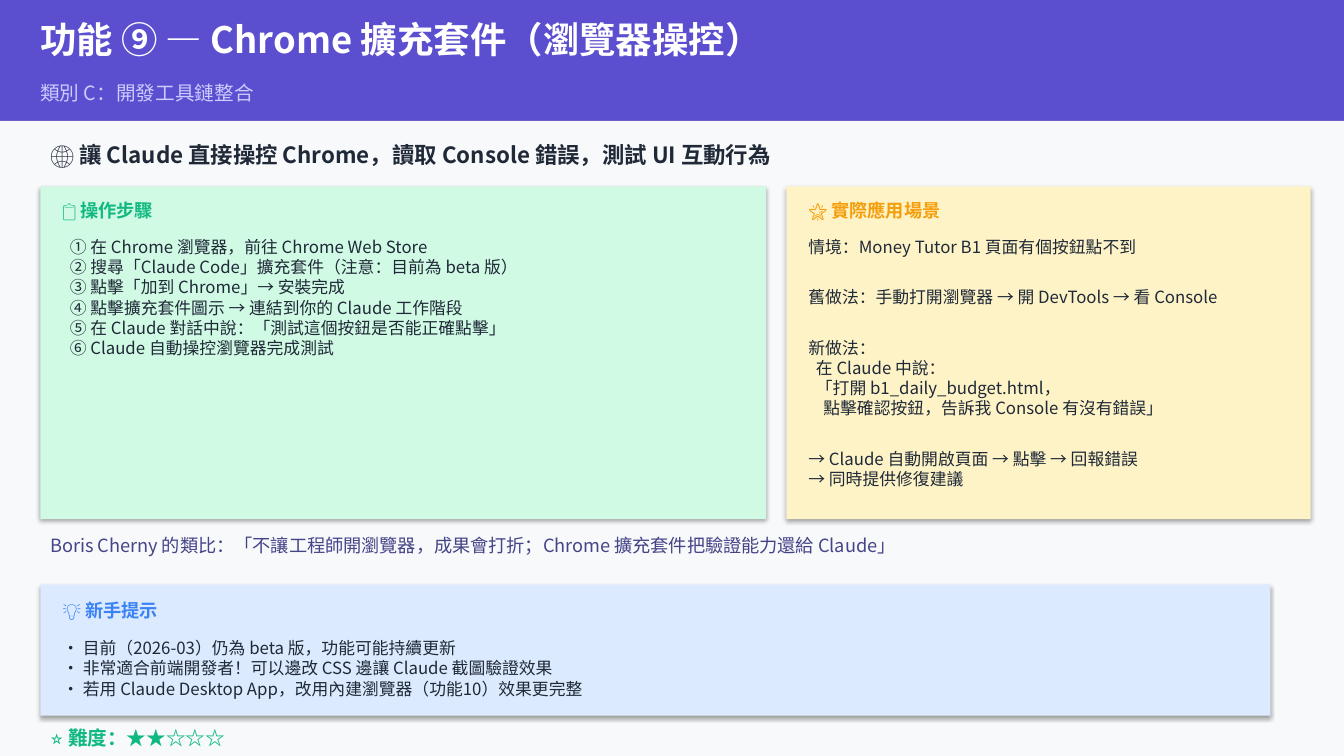
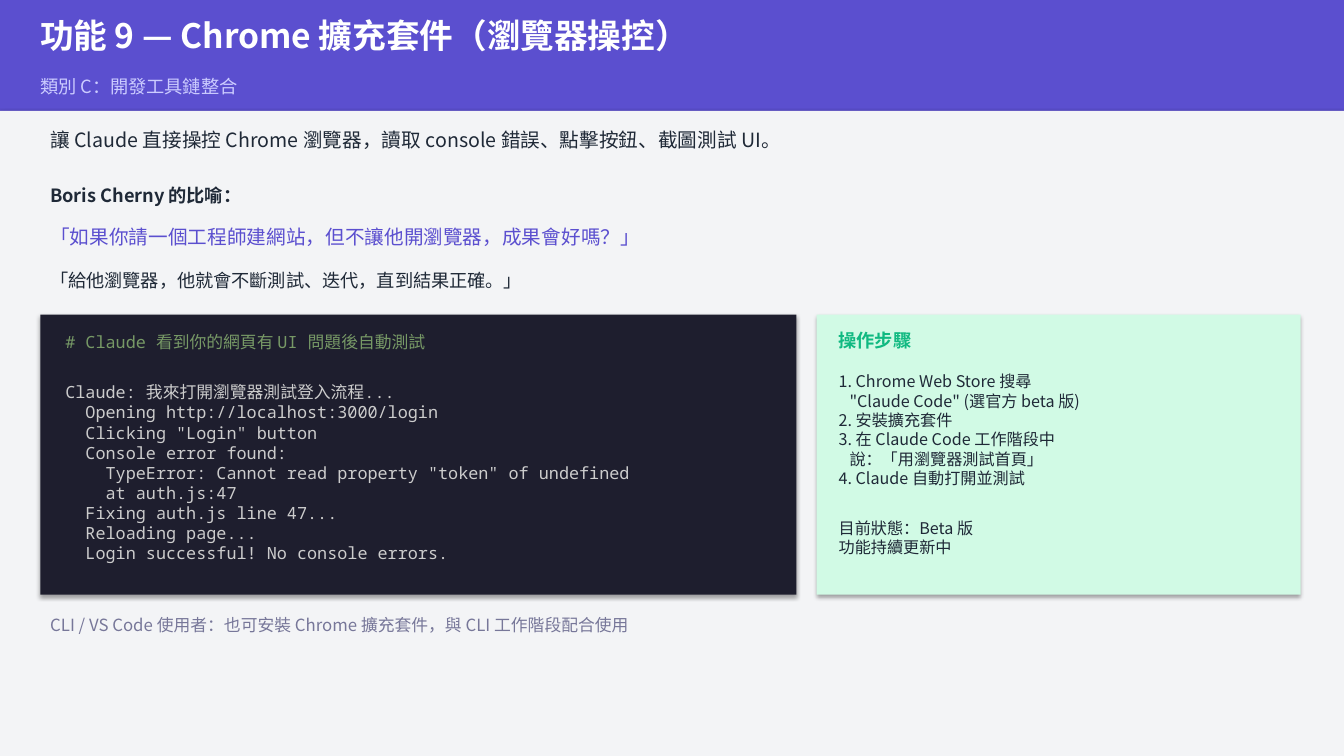
Before and after one commit to dd13556li/money-tutor, a slide deck: slide 13 of report/Claude_Code_15_Features_Guide.pptx. Drawn at 1344x756 pixels with LibreOffice and Linux fonts; fonts in the diff are those of the drawing. Boxes give left, top, right and bottom in pixels: in the first picture for what was removed or moved away, otherwise in the second. Text is boxed around its words. In the diff, an @@ line names an element or a change of style, - is before the commit and + after.

```diff
--- a/report/Claude_Code_15_Features_Guide.pptx
+++ b/report/Claude_Code_15_Features_Guide.pptx
@@ rectangle: place and size @@
-rectangle at [0,0,1344,121]
+rectangle at [0,0,1344,111]
@@ text at [40,19,689,51]: text changed; size 26 to 24 pt; font Noto Sans CJK SC to Noto Sans CJK TC @@
-功能 ⑨ — Chrome 擴充套件（瀏覽器操控）
+功能 9 — Chrome 擴充套件（瀏覽器操控）
@@ text "類別 C：開發工具鏈整合" at [40,78,238,95]: size 14 to 13 pt, font Noto Sans CJK SC to Noto Sans CJK TC @@
@@ rectangle: place and size @@
-rectangle at [0,121,1344,756]
+rectangle at [0,111,1344,756]
@@ rectangle at [0,111,1344,756]: fill #F8F9FA to #F3F4F6 @@
@@ text at [50,130,781,149]: text changed; size 16 to 14 pt; font Noto Sans CJK SC to Noto Sans CJK TC; bold off @@
-🌐 讓 Claude 直接操控 Chrome，讀取 Console 錯誤，測試 UI 互動行為
+讓 Claude 直接操控 Chrome 瀏覽器，讀取 console 錯誤、點擊按鈕、截圖測試 UI。
@@ rectangle removed at [40,187,766,519] @@
@@ text added at [50,186,242,206], 13 pt, text #1F2937, bold @@
+Boris Cherny 的比喻：
@@ text removed at [832,201,941,219] @@
-🌟 實際應用場景
@@ text added at [50,227,640,246], 14 pt, text #5B4FCF @@
+「如果你請一個工程師建網站，但不讓他開瀏覽器，成果會好嗎？」
@@ text removed at [808,239,1217,487] @@
-情境：Money Tutor B1 頁面有個按鈕點不到
-舊做法：手動打開瀏覽器 → 開 DevTools → 看 Console
-新做法：
-在 Claude 中說：
-「打開 b1_daily_budget.html，
-點擊確認按鈕，告訴我 Console 有沒有錯誤」
-→ Claude 自動開啟頁面 → 點擊 → 回報錯誤
-→ 同時提供修復建議
@@ text at [50,271,522,289]: text changed; size 12 to 13 pt; font Noto Sans CJK SC to Noto Sans CJK TC @@
-① 在 Chrome 瀏覽器，前往 Chrome Web Store
-② 搜尋「Claude Code」擴充套件（注意：目前為 beta 版）
-③ 點擊「加到 Chrome」→ 安裝完成
-④ 點擊擴充套件圖示 → 連結到你的 Claude 工作階段
-⑤ 在 Claude 對話中說：「測試這個按鈕是否能正確點擊」
-⑥ Claude 自動操控瀏覽器完成測試
+「給他瀏覽器，他就會不斷測試、迭代，直到結果正確。」
@@ rectangle: place and size @@
-rectangle at [786,187,1311,519]
+rectangle at [40,315,797,595]
@@ rectangle at [40,315,797,595]: fill #FEF3C7 to #1E1E2E @@
@@ rectangle added at [817,315,1301,595], fill #D1FAE5 @@
@@ text added at [65,334,630,563], 12 pt, text #CCCCCC @@
+# Claude 看到你的網頁有 UI 問題後自動測試
+Claude: 我來打開瀏覽器測試登入流程...
+Opening http://localhost:3000/login
+Clicking "Login" button
+Console error found:
+TypeError: Cannot read property "token" of undefined
+at auth.js:47
+Fixing auth.js line 47...
+Reloading page...
+Login successful! No console errors.
@@ text at [839,331,912,349]: text changed; font Noto Sans CJK SC to Noto Sans CJK TC @@
-📋 操作步驟
+操作步驟
@@ text added at [839,373,1080,555], 11.5 pt, text #1F2937 @@
+1. Chrome Web Store 搜尋
+"Claude Code" (選官方 beta 版)
+2. 安裝擴充套件
+3. 在 Claude Code 工作階段中
+說：「用瀏覽器測試首頁」
+4. Claude 自動打開並測試
+目前狀態：Beta 版
+功能持續更新中
@@ text removed at [50,536,895,556] @@
-Boris Cherny 的類比：「不讓工程師開瀏覽器，成果會打折；Chrome 擴充套件把驗證能力還給 Claude」
@@ rectangle removed at [40,585,1270,716] @@
@@ text at [50,617,628,633]: text changed; size 13 to 12 pt; font Noto Sans CJK SC to Noto Sans CJK TC; text colour #3B82F6 to #777799; bold off @@
-💡 新手提示
+CLI / VS Code 使用者：也可安裝 Chrome 擴充套件，與 CLI 工作階段配合使用
@@ text removed at [83,640,582,699] @@
-• 目前（2026-03）仍為 beta 版，功能可能持續更新
-• 非常適合前端開發者！可以邊改 CSS 邊讓 Claude 截圖驗證效果
-• 若用 Claude Desktop App，改用內建瀏覽器（功能10）效果更完整
@@ text removed at [68,728,225,747] @@
-⭐ 難度：★★☆☆☆
```
Also in this commit, not shown: 11 other slides changed, 10 slides added, 10 slides removed, 11 other files.
